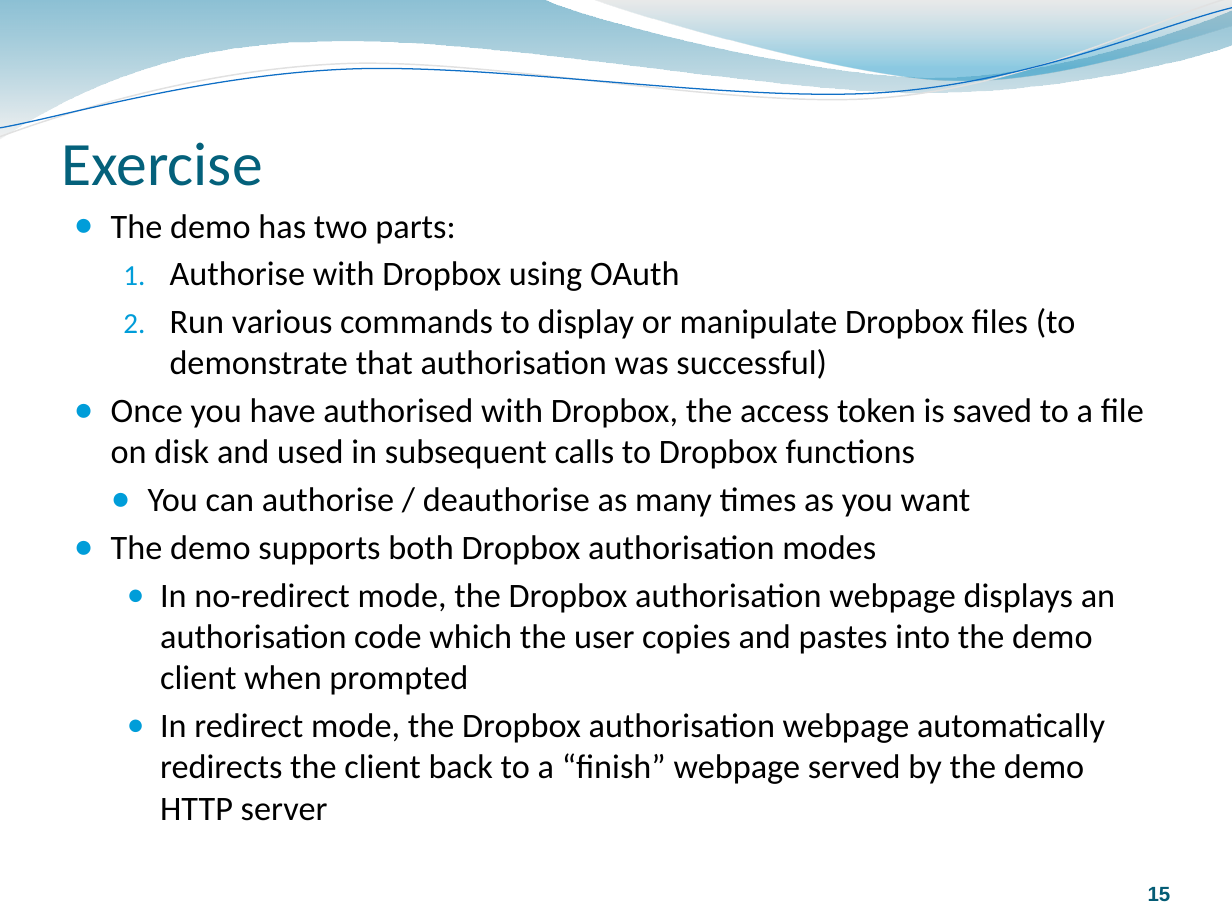
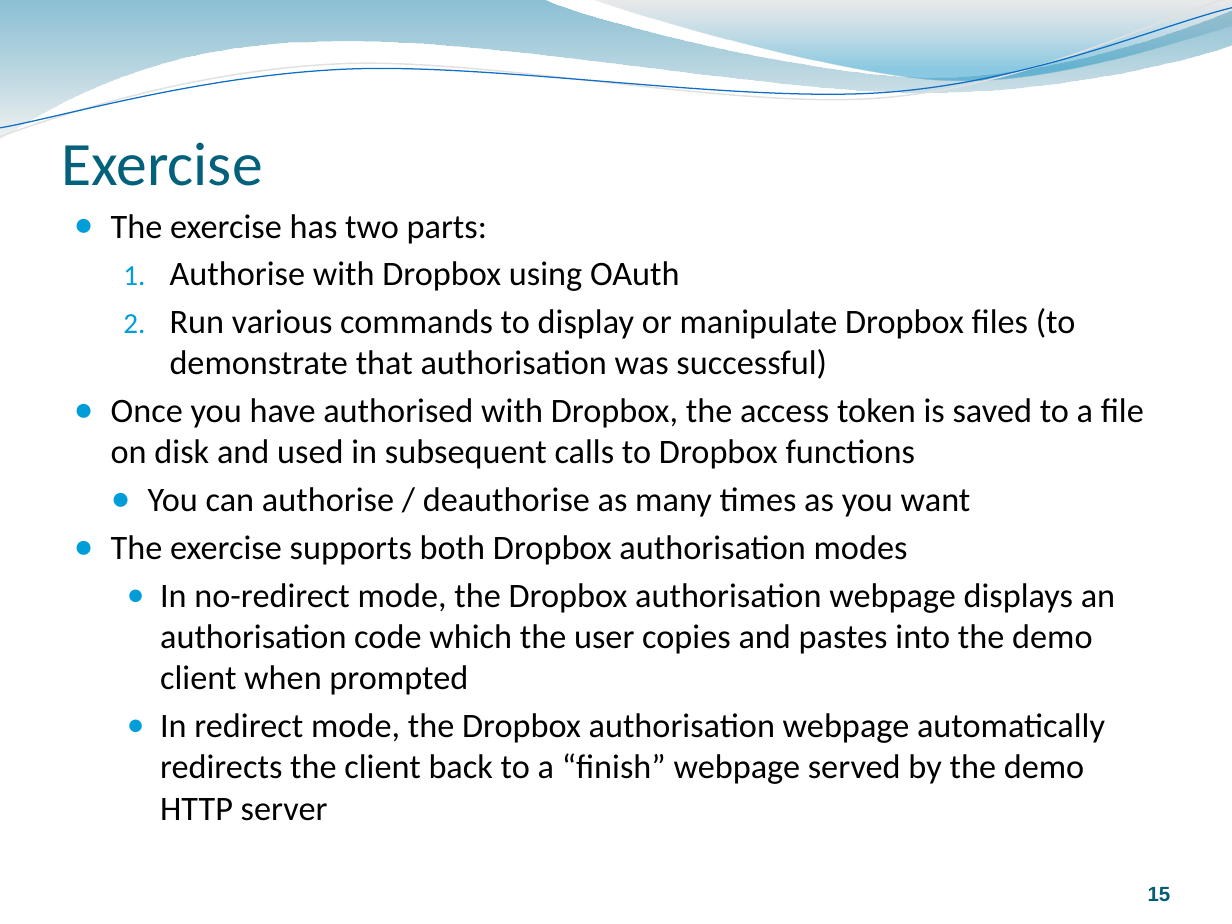
Before and after one commit to rozanski/bcs_spa14, a slide deck: slide 15 of session-materials/Oauth-Session.pptx. Drawn at 1232x924 pixels with LibreOffice and Linux fonts; fonts in the diff are those of the drawing. Boxes give left, top, right and bottom in pixels: in the first picture for what was removed or moved away, otherwise in the second. Text is boxed around its words. In the diff, an @@ line names an element or a change of style, - is before the commit and + after.

```diff
--- a/session-materials/Oauth-Session.pptx
+++ b/session-materials/Oauth-Session.pptx
@@ text at (x1=111, y1=214, x2=487, y2=244): text changed @@
-● The demo has two parts:
+● The exercise has two parts:
@@ text at (x1=111, y1=535, x2=908, y2=565): text changed @@
-● The demo supports both Dropbox authorisation modes
+● The exercise supports both Dropbox authorisation modes
```
Also in this commit, not shown: 5 other slides changed, 1 slide added.
